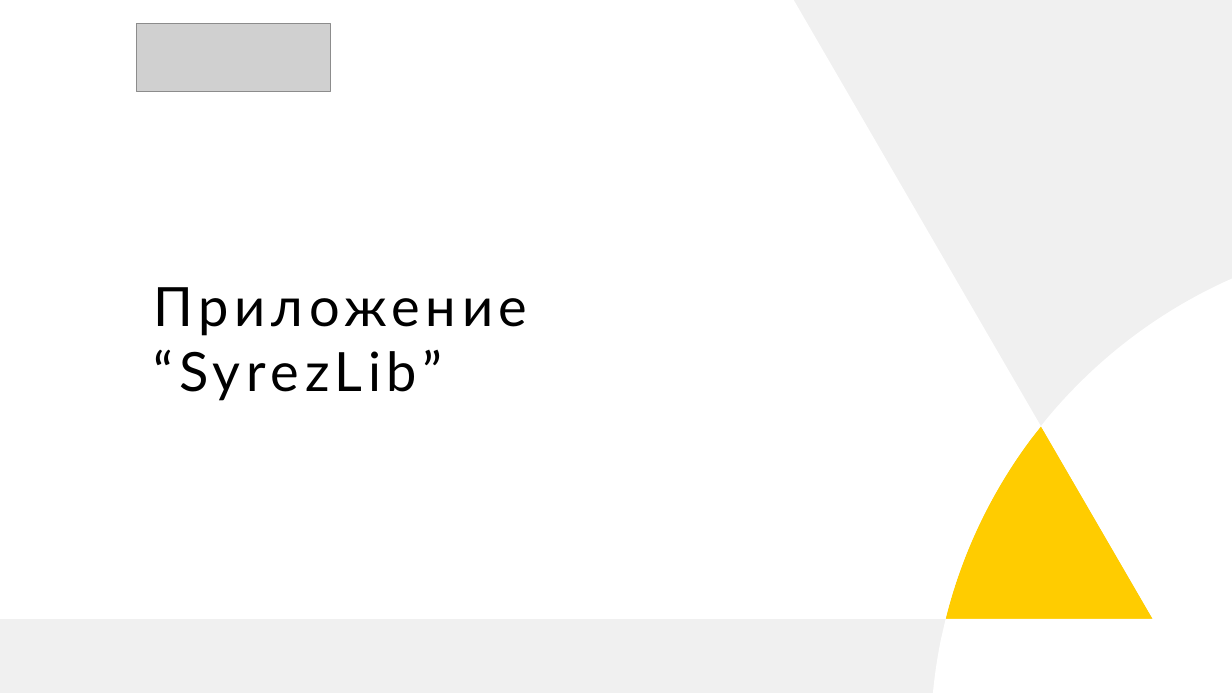
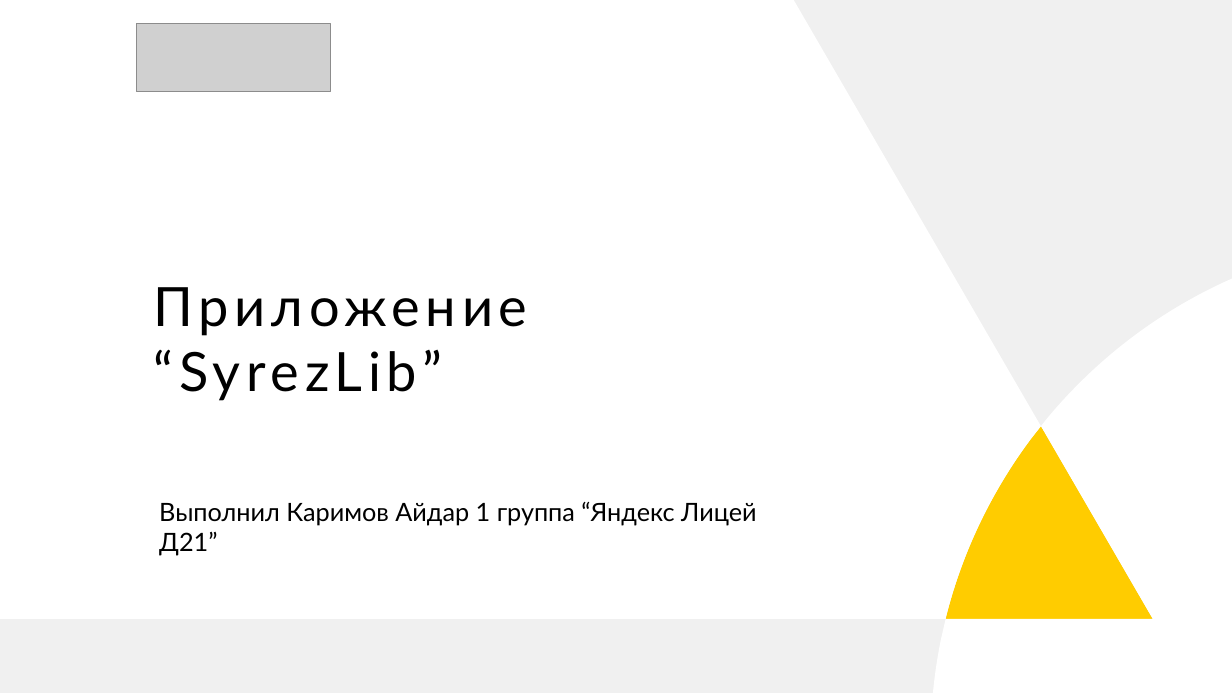
Before and after one commit to aikarimovvw/Library_System-QtProject, a slide deck: slide 1 of Documentation/Презентация SyrezLib.pptx. Drawn at 1232x693 pixels with LibreOffice and Linux fonts; fonts in the diff are those of the drawing; grey boxes stand for pictures. Boxes give left, top, right and bottom in pixels: in the first picture for what was removed or moved away, otherwise in the second. Text is boxed around its words. In the diff, an @@ line names an element or a change of style, - is before the commit and + after.

Commit message:
presentation

```diff
--- a/Documentation/Презентация SyrezLib.pptx
+++ b/Documentation/Презентация SyrezLib.pptx
@@ text added at bbox=[159, 502, 757, 556], 28 pt, text #000000 @@
+Выполнил Каримов Айдар 1 группа “Яндекс Лицей Д21”
```
Also in this commit, not shown: 3 other slides changed, 1 slide added.
